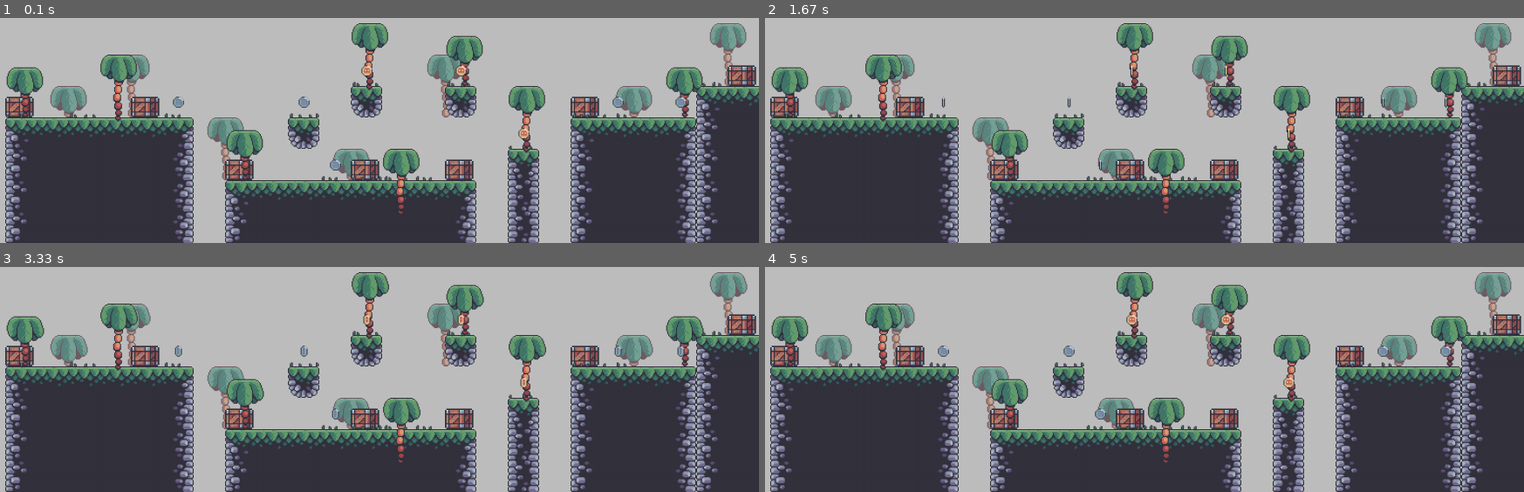
Above: before the commit, frames 1-4 (two rows, left to right).
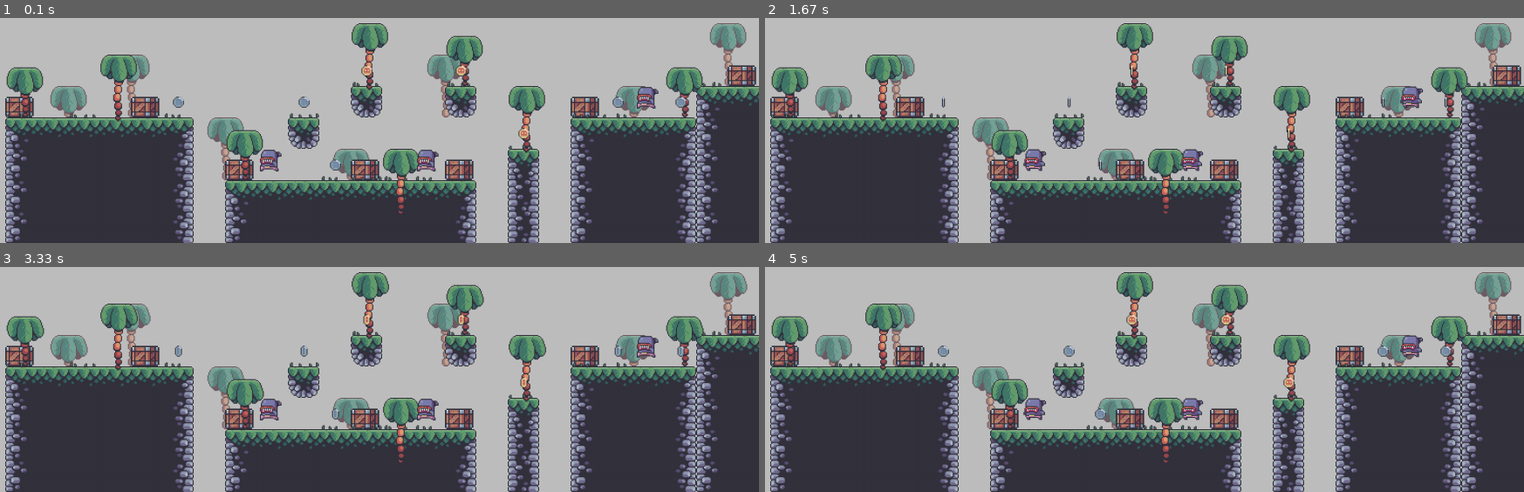
Above: after the commit, the same moments.

Repository: harryodubhghaill/pygame-platformer
Game: pygame game, started from main.py
Same seed, same stepped clock (60 frames per second), same inputs: the game is played once before the commit and once after it.
Inputs:
- Up to frame 1 (0.1 s): no input
- Up to frame 2 (1.67 s): no input
- Up to frame 3 (3.33 s): no input
- Up to frame 4 (5 s): no input

The runs differ from the first frame. In frame 1, 0.7% of the frame differs, in the area x 34-87%, y 30-69%; in frame 2, 0.7%; in frame 3, 0.7%; in frame 4, 0.7%.

Commit message:
draw animated enemy to screen

Diff:
--- /dev/null
+++ b/enemy.py
@@ -0,0 +1,6 @@
+import pygame
+from tiles import AnimatedTile
+
+class Enemy(AnimatedTile):
+    def __init__(self, size, x, y):
+        super().__init__(size, x, y, './graphics/enemy/run')
--- a/level.py
+++ b/level.py
@@ -2,6 +2,7 @@
 from tiles import Tile, StaticTile, Crate, Coin, Palm
 from settings import tile_size, screen_limit_right, screen_limit_left
 from player import Player
+from enemy import Enemy
 from particles import ParticleEffect
 from support import import_csv_layout, import_cut_graphics
 
@@ -31,6 +32,10 @@
         # background palms
         bg_palm_layout = import_csv_layout(level_data['bg palms'])
         self.bg_palm_sprites = self.create_tile_group(bg_palm_layout, 'bg palms')
+
+        # enemy
+        enemy_layout = import_csv_layout(level_data['enemies'])
+        self.enemy_sprites = self.create_tile_group(enemy_layout, 'enemies')
 
         # level setup
         self.display_surface = surface
@@ -74,6 +79,9 @@
 
                     if type == 'bg palms':
                         sprite = Palm(tile_size, x, y, './graphics/terrain/palm_bg', 64)
+
+                    if type == 'enemies':
+                        sprite = Enemy(tile_size, x, y)
 
 
                     sprite_group.add(sprite)
@@ -205,6 +213,10 @@
         self.coin_sprites.update(self.world_shift)
         self.coin_sprites.draw(self.display_surface)
 
+        # enemies
+        self.enemy_sprites.update(self.world_shift)
+        self.enemy_sprites.draw(self.display_surface)
+
 
 
         # self.tiles.draw(self.display_surface)
